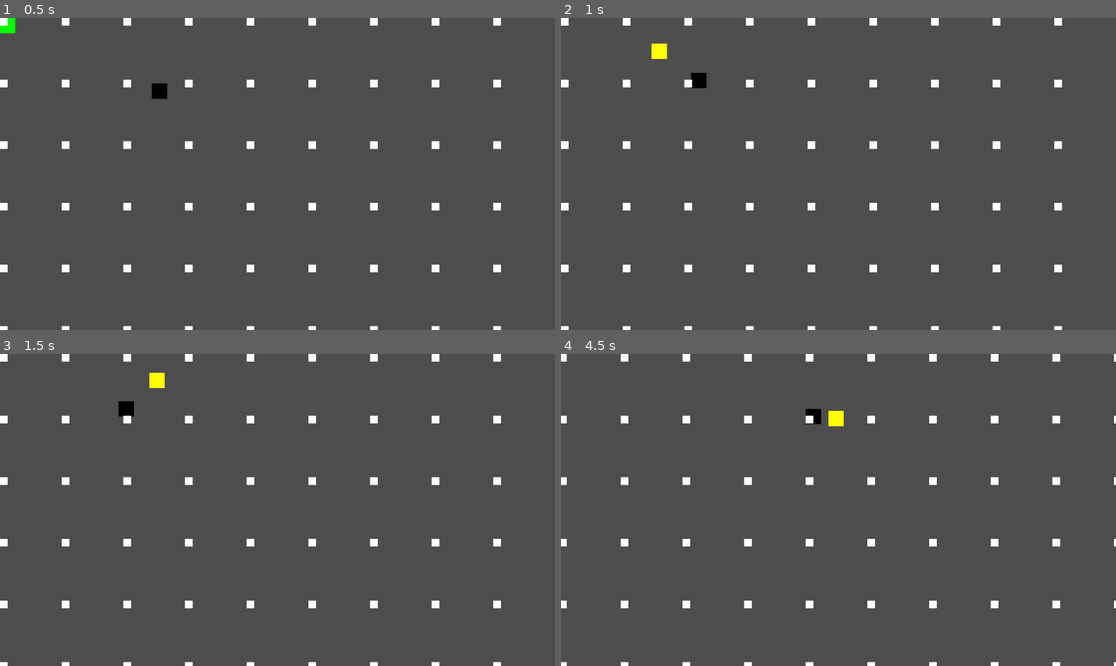
Above: before the commit, frames 1-4 (two rows, left to right).
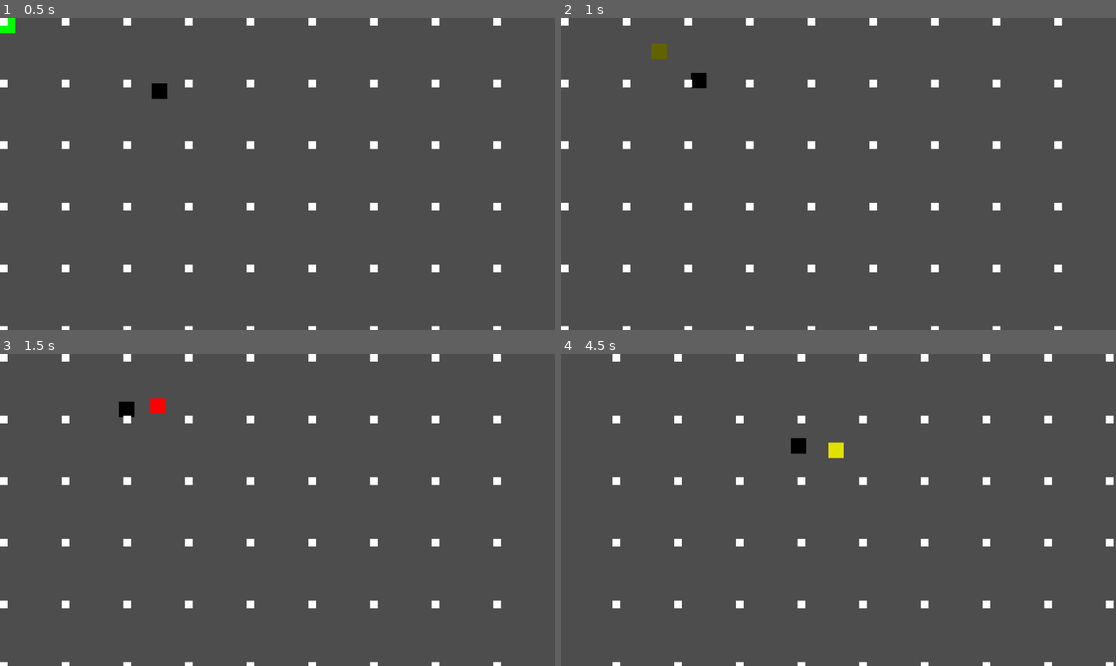
Above: after the commit, the same moments.

Repository: DiegoChiodi/Divina-Comedia-Game
Game: Godot game, scene res://Scene/main.tscn
The game is run twice, just before and just after one commit, with the same random seed, the same clock (stepped at 60 frames per second) and the same inputs.
Inputs (mouse positions are in pixels of both pictures, inside the frame that each line leads up to):
- Up to frame 1 (0.5 s): no input
- Up to frame 2 (1 s): move the mouse to (960, 158) at 0.52 s; hold D (right) from 0.53 s (still down); click (960, 158) at 0.6 s
- Up to frame 3 (1.5 s): move the mouse to (166, 525) at 1.27 s; release D (right) at 1.28 s; hold S (down) from 1.28 s (still down); tap Space (space) at 1.35 s
- Up to frame 4 (4.5 s): move the mouse to (894, 441) at 2.02 s; release S (down) at 2.03 s; hold D (right) 2.03-2.78 s; click (894, 441) at 2.1 s; move the mouse to (810, 572) at 2.77 s; hold W (up) 2.78-3.53 s; tap Space (space) at 2.85, 4.35 s; move the mouse to (1005, 556) at 3.52 s; hold A (left) from 3.53 s (still down); click (1005, 556) at 3.6 s; move the mouse to (672, 463) at 4.27 s

Frame 1 is identical in both runs. In frame 2, 0.1% of the frame differs, in the area x 16-20%, y 8-14%; in frame 3, 0.3%; in frame 4, 4.2%, in the area x 0-100%, y 0-100%.

Commit message:
Multiple dash

Diff:
--- a/Scripts/player.gd
+++ b/Scripts/player.gd
@@ -2,49 +2,59 @@
 class_name Player
 
 #Dash ---------------
+var dashMax : int = 3
+var dash : int = dashMax
 var dashDuringDelay : float = 0.2
 var dashDuringWait : float = self.dashDuringDelay
+var dashSpeedMax : int = 3
 
 var dashDelay : float = 1.0
 var dashWait : float = self.dashDelay
 var dashPoss : bool = false # se é possivel dar dash
+var lockDash : bool = false
 @onready var sprite : ColorRect = $ColorRect
 
 var inDash : bool = false
 var speedDash : int = 1
 
 func _physics_process(delta: float) -> void:
-	self.dash(delta)
+	self.dashFunction(delta)
 	super.move(delta)
 
-func dash(delta) -> void:
+func dashFunction(delta) -> void:
 	var attack : bool = Input.is_action_just_pressed("space") or Input.is_action_just_pressed("left_click")
 
-	if attack && dashPoss:
+	if attack && dash > 0:
 		#Dando dash
 		self.inDash = true
 		self.dashDuringWait = 0.0
 		#cowdow do dash para usar denovo
-		self.dashPoss = false
+		self.dash -= 1
 		self.dashWait = 0.0
 
+	#Dando dash
 	if self.dashDuringWait < self.dashDuringDelay:
 		self.dashDuringWait += delta
 	else:
 		self.inDash = false
+		self.lockDash = false
 
 	if self.dashWait < self.dashDelay:
 		self.dashWait += delta
-		self.sprite.modulate = Color(1,1,0)
-	else:
-		self.dashPoss = true
-		self.sprite.modulate = Color(0,1,0)
+		self.sprite.modulate = Color(dashWait , dashWait, 0) #amarelo
+	elif dash < dashMax:
+		self.dash += 1
+		self.dashWait = 0.0
+
+	if dash == dashMax:
+		self.sprite.modulate = Color(0,1,0) #Verde
 
 	if self.inDash:
-		self.speedDash = 3
-		self.sprite.modulate = Color(1,0,0)
+		self.speedDash = dashSpeedMax
+		self.sprite.modulate = Color(1,0,0) #vermelho
 	else:
 		self.speedDash = 1
+	print(dash)
 
 func velocityTarget(delta) -> void:
 	velocity = velocity.lerp(move_direction * speed * speedDash, acceleration)
@@ -58,6 +68,8 @@
 
 func move_directionTarget() -> void:
 	if inDash:
-		move_direction = (get_global_mouse_position() - self.global_position).normalized()
+		if !lockDash:
+			move_direction = (get_global_mouse_position() - self.global_position).normalized()
+			lockDash = true
 	else:
 		super.move_directionTarget()
